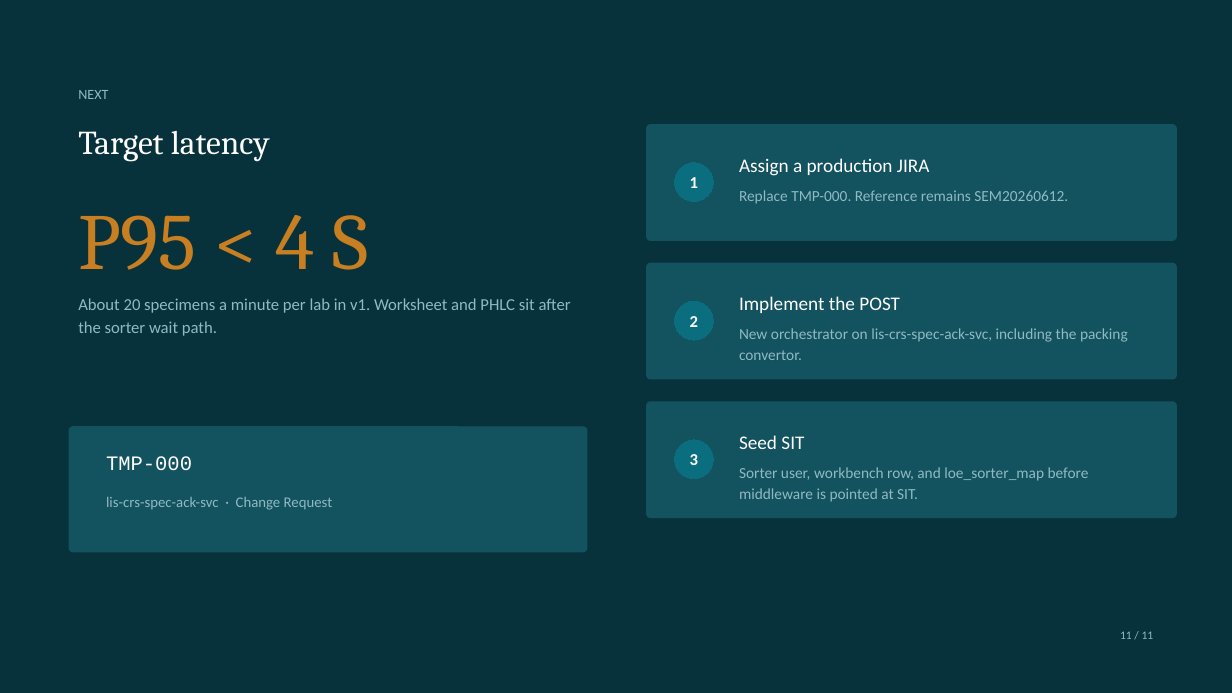
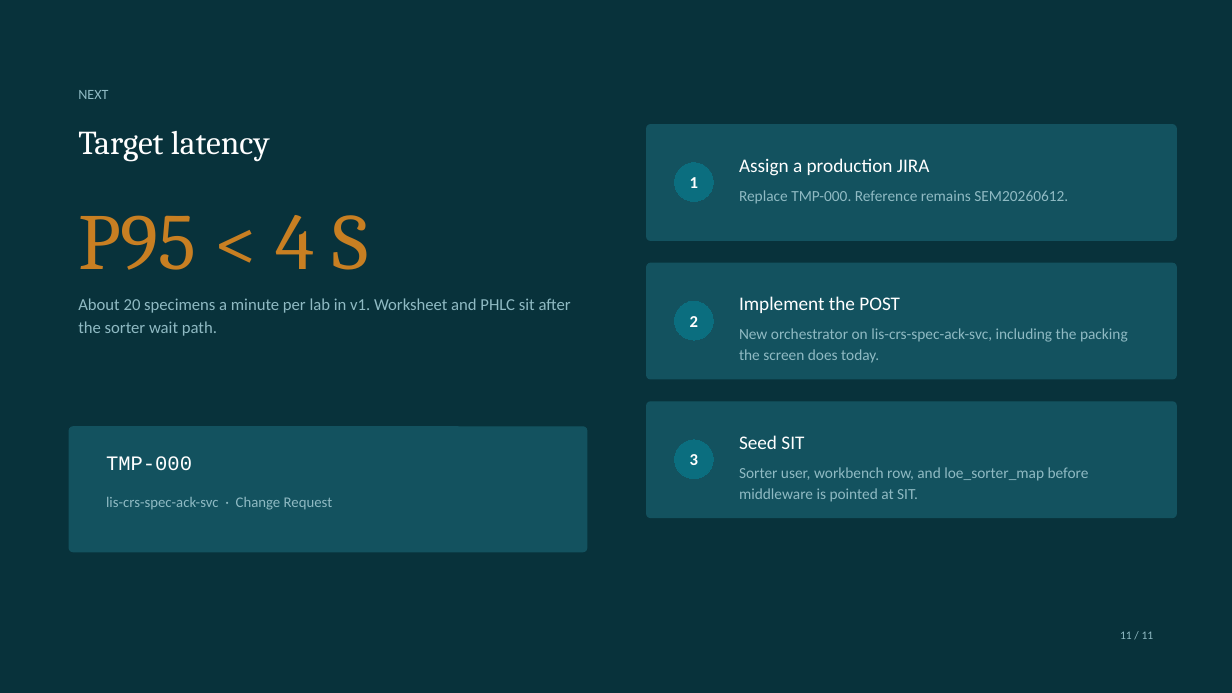
Before and after one commit to DragonChong/HA-Notes, a slide deck: slide 11 of SDLC/Projects/TMP-specimen-sorter-api — Specimen Sorter API/assets/Specimen Sorter API.pptx. Drawn at 1232x693 pixels with LibreOffice and Linux fonts; fonts in the diff are those of the drawing. Boxes give left, top, right and bottom in pixels: in the first picture for what was removed or moved away, otherwise in the second. Text is boxed around its words. In the diff, an @@ line names an element or a change of style, - is before the commit and + after.

```diff
--- a/SDLC/Projects/TMP-specimen-sorter-api — Specimen Sorter API/assets/Specimen Sorter API.pptx
+++ b/SDLC/Projects/TMP-specimen-sorter-api — Specimen Sorter API/assets/Specimen Sorter API.pptx
@@ text at [739,328,1128,363]: text changed @@
-New orchestrator on lis-crs-spec-ack-svc, including the packing convertor.
+New orchestrator on lis-crs-spec-ack-svc, including the packing the screen does today.
```
Also in this commit, not shown: 7 other slides changed, 1 slide added, 1 slide removed, 3 other files.
